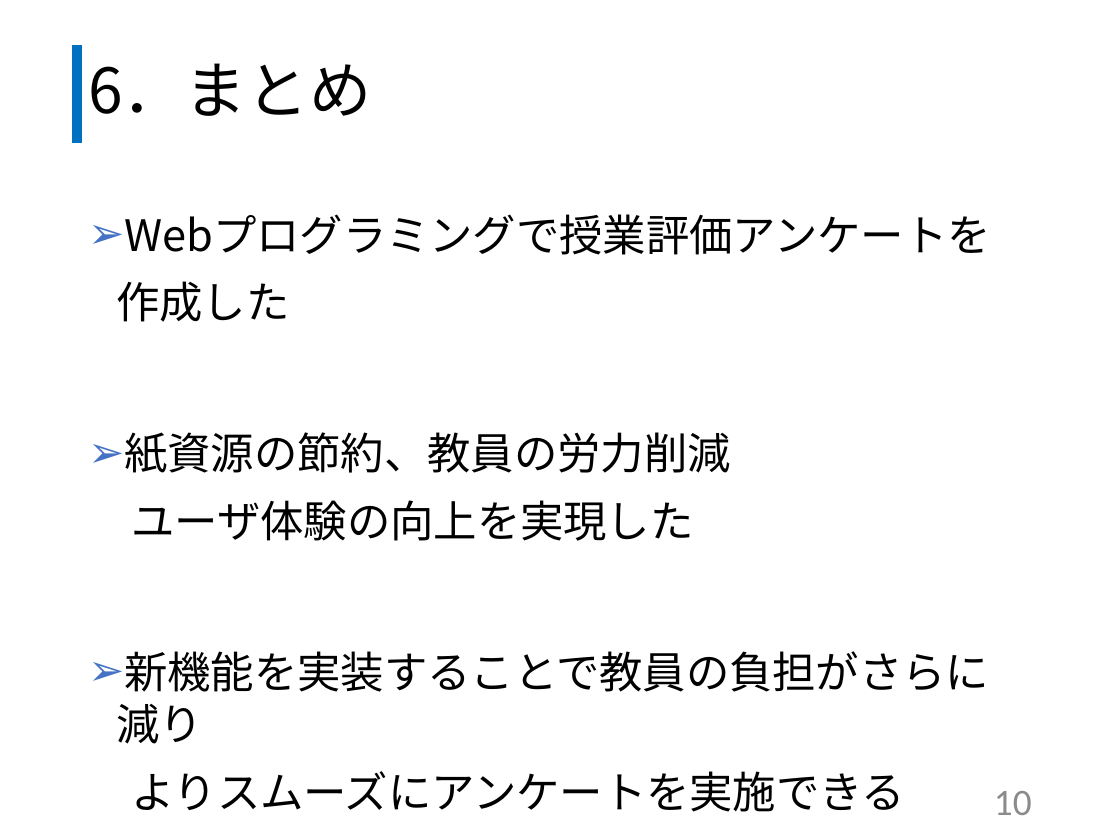
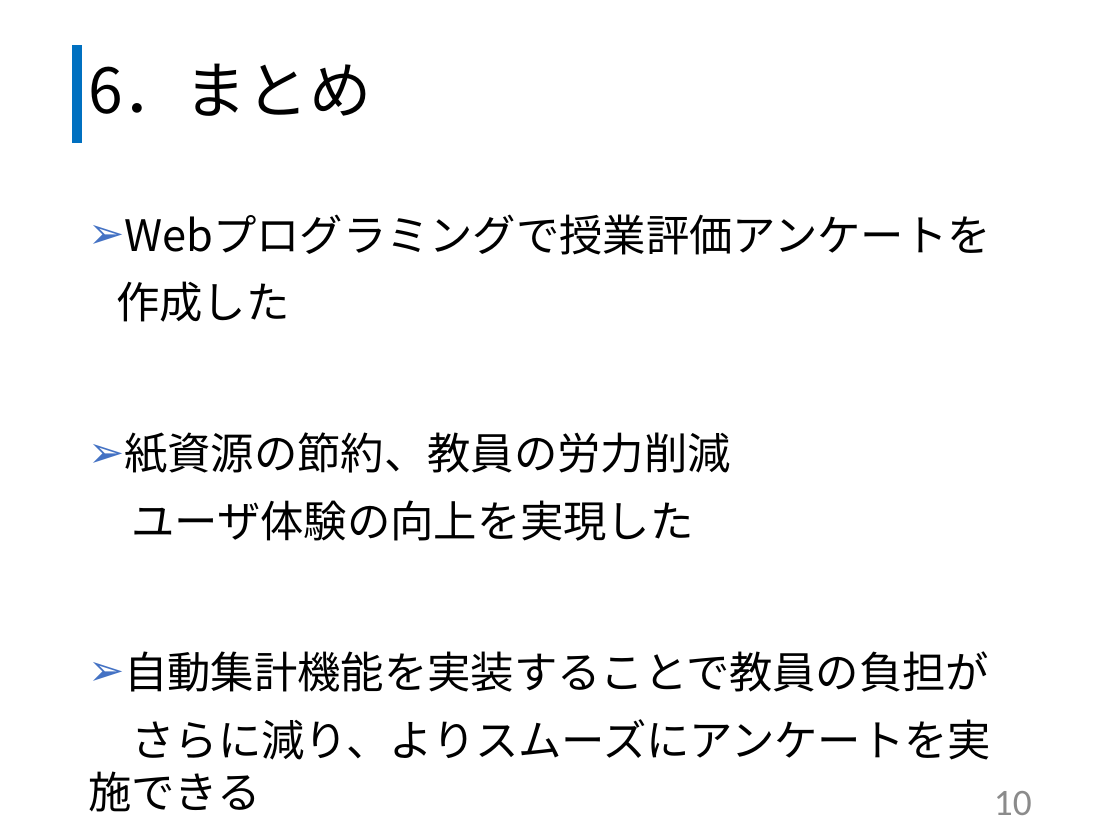
Before and after one commit to kazuwo/kosen-graduation-thesis, a slide deck: slide 11 of 卒業研究発表スライド.pptx. Drawn at 1120x840 pixels with LibreOffice and Linux fonts; fonts in the diff are those of the drawing. Boxes give left, top, right and bottom in pixels: in the first picture for what was removed or moved away, otherwise in the second. Text is boxed around its words. In the diff, an @@ line names an element or a change of style, - is before the commit and + after.

Commit message:
fix presentation slide

```diff
--- a/卒業研究発表スライド.pptx
+++ b/卒業研究発表スライド.pptx
@@ text at box(124, 651, 991, 760): text changed @@
-➢ 新機能を実装することで教員の負担がさらに減り
-よりスムーズにアンケートを実施できる
+➢ 自動集計機能を実装することで教員の負担が
+さらに減り、よりスムーズにアンケートを実施できる
```
